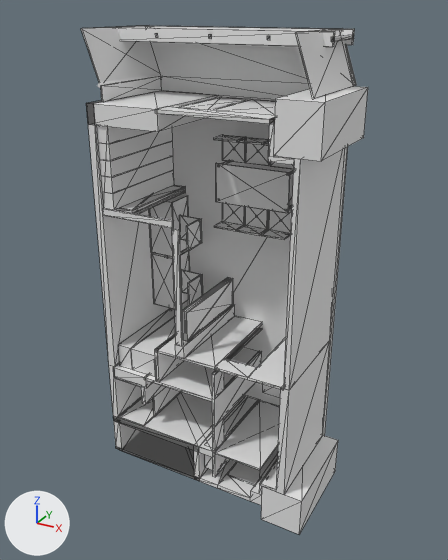
One commit to the glTF model soho_1415/out/model_3d.glb: the scene before it, then after it.
One viewpoint serves both versions: a 50 mm camera at (675.0, -963.0, 810.0) aimed at (193.0, -87.0, 372.0). Every picture has the same lights, and +X, +Y and +Z are marked at lower left. The older version comes first. Mesh edges are drawn as thin lines on the coarser meshes. Vertices at exactly the same position are counted once.

Names of what the first picture shows: 'Balcony_Floor', 'Balcony_Partitions', 'Balcony_Railing', 'Book_Shelf', 'Closets', 'Columns', 'Exterior_Walls', 'Floor_Slab', 'Interior_Walls', 'Meeting_Chairs', 'Meeting_Table', 'Work_Desks' and 11 more.
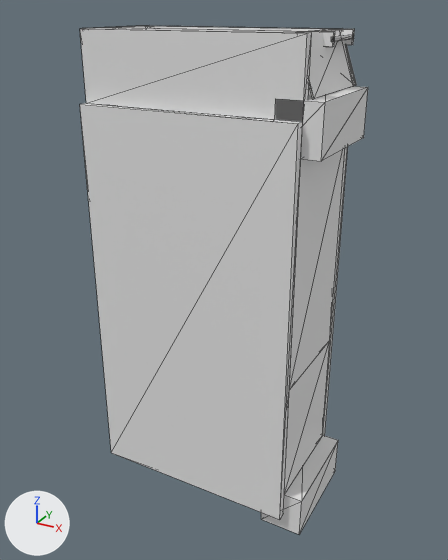
Diff of the bpy script that builds the scene:
```diff
--- a/soho_1415/out/model_3d.glb.py
+++ b/soho_1415/out/model_3d.glb.py
@@ me_book_shelf @@
 # used by ob_book_shelf; location = (0.0, 0.0, 0.0)
-me_book_shelf.from_pydata(...)  # 40 vertices, 60 faces; spans x 15.0..37.0, y -182.0..0.0, z 501.0..640.0
+me_book_shelf.from_pydata(...)  # 100 vertices, 168 faces; spans x 15.0..37.0, y -182.0..0.0, z 501.0..640.0
+# me_book_shelf part 1
+# 2 faces are deleted
+# 20 vertices are added at x 15.0..37.0, y -182.0..0.0, z 501.0..640.0
+# 50 new faces join them
+# other edits to the shape of me_book_shelf do not show in these pictures
@@ me_ceiling_slab @@
+me_ceiling_slab.from_pydata([(0.0, -186.0, 0.0), (0.0, -201.0, 0.0), (0.0, -186.0, 672.0), (0.0, -201.0, 672.0), (365.0, -186.0, 0.0), (365.0, -201.0, 0.0), (365.0, -186.0, 672.0), (365.0, -201.0, 672.0), (0.0, -170.0, 672.0), (0.0, -170.0, 780.0), (0.0, -186.0, 780.0), (365.0, -170.0, 672.0), (365.0, -170.0, 780.0), (365.0, -186.0, 780.0)], [], [(1, 3, 0), (4, 1, 0), (0, 3, 2), (2, 4, 0), (1, 7, 3), (5, 1, 4), (5, 7, 1), (3, 7, 2), (6, 4, 2), (2, 7, 6), (6, 5, 4), (7, 5, 6), (2, 10, 8), (11, 2, 8), (8, 10, 9), (9, 11, 8), (2, 13, 10), (6, 2, 11), (6, 13, 2), (10, 13, 9), (12, 11, 9), (9, 13, 12), (12, 6, 11), (13, 6, 12)])
@@ ob_ceiling_slab @@
+ob_ceiling_slab = bpy.data.objects.new('Ceiling_Slab', me_ceiling_slab)
+ob_ceiling_slab.location = (0.0, 0.0, 0.0)
```

What differs and where, as boxes [x1, y1, x2, y2] in the pictures (448 x 560 px):
'Ceiling_Slab', added
    after: [80, 29, 312, 520]
'Book_Shelf', reshaped (not visible afterwards)
    before: [97, 125, 174, 210]
part 1 of me_book_shelf, built on
    before: [108, 127, 174, 210]
'Interior_Walls', unchanged, covered by the edit
    before: [113, 118, 294, 495]
'Floor_Slab', unchanged, covered by the edit
    before: [168, 118, 348, 436]
    after: [323, 147, 348, 436]
'Balcony_Floor', unchanged, covered by the edit
    before: [146, 26, 330, 99]
    after: [146, 26, 330, 89]
'Balcony_Partitions', unchanged, covered by the edit
    before: [81, 25, 356, 102]
    after: [81, 25, 356, 99]
